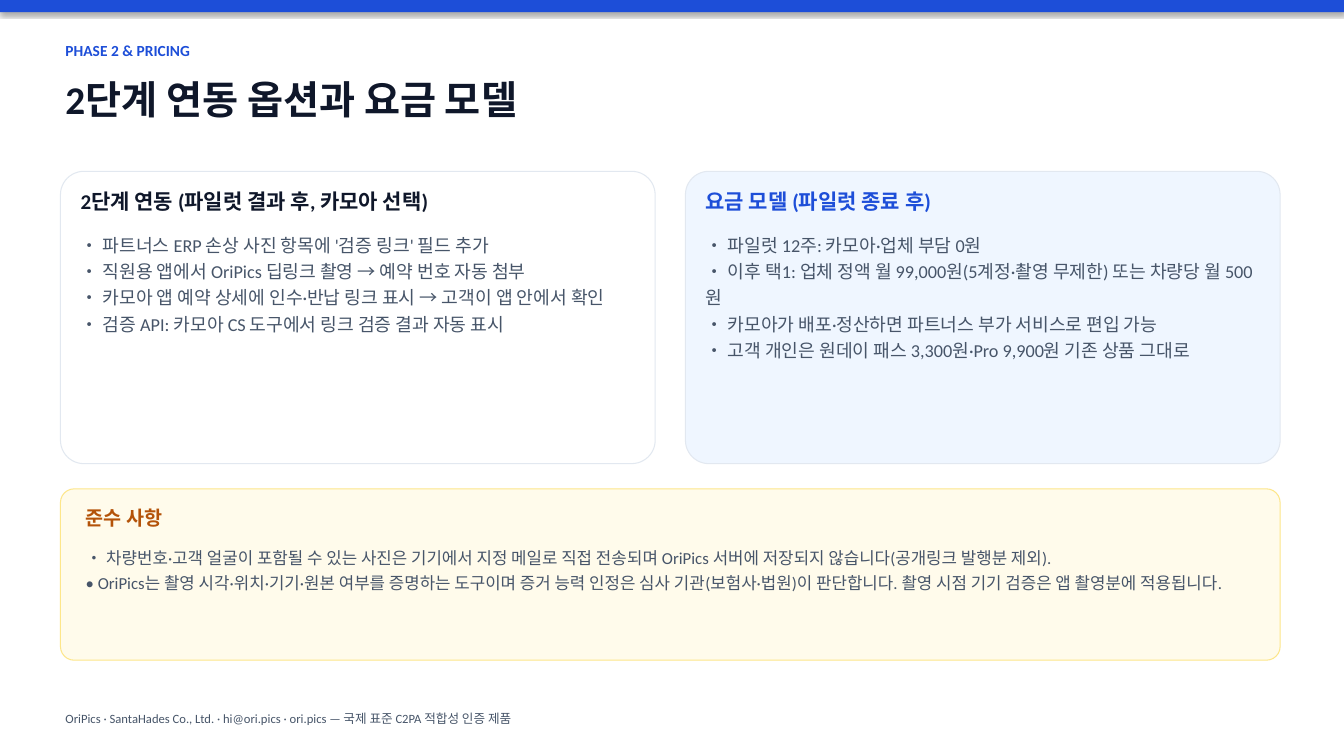
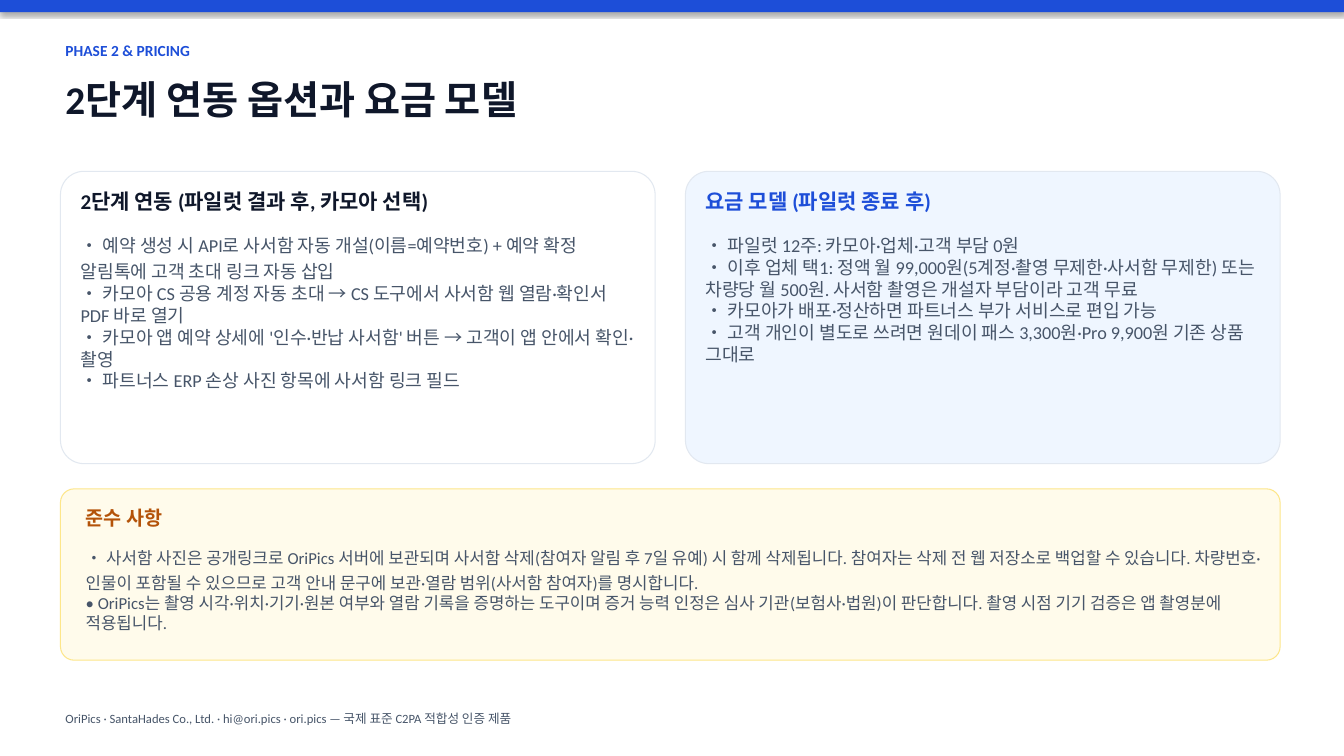
Before and after one commit to SantaHades/OriPics-MVP-Front, a slide deck: slide 10 of docs/gtm/proposal-carmore.pptx (slide 9 before the commit). Drawn at 1344x756 pixels with LibreOffice and Linux fonts; fonts in the diff are those of the drawing. Boxes give left, top, right and bottom in pixels: in the first picture for what was removed or moved away, otherwise in the second. Text is boxed around its words. In the diff, an @@ line names an element or a change of style, - is before the commit and + after.

```diff
--- a/docs/gtm/proposal-carmore.pptx
+++ b/docs/gtm/proposal-carmore.pptx
@@ text at [81, 237, 634, 389]: text changed @@
-• 파트너스 ERP 손상 사진 항목에 '검증 링크' 필드 추가
-• 직원용 앱에서 OriPics 딥링크 촬영 → 예약 번호 자동 첨부
-• 카모아 앱 예약 상세에 인수·반납 링크 표시 → 고객이 앱 안에서 확인
-• 검증 API: 카모아 CS 도구에서 링크 검증 결과 자동 표시
+• 예약 생성 시 API로 사서함 자동 개설(이름=예약번호) + 예약 확정 알림톡에 고객 초대 링크 자동 삽입
+• 카모아 CS 공용 계정 자동 초대 → CS 도구에서 사서함 웹 열람·확인서 PDF 바로 열기
+• 카모아 앱 예약 상세에 '인수·반납 사서함' 버튼 → 고객이 앱 안에서 확인·촬영
+• 파트너스 ERP 손상 사진 항목에 사서함 링크 필드
@@ text at [706, 237, 1255, 298]: text changed @@
-• 파일럿 12주: 카모아·업체 부담 0원
-• 이후 택1: 업체 정액 월 99,000원(5계정·촬영 무제한) 또는 차량당 월 500원
+• 파일럿 12주: 카모아·업체·고객 부담 0원
+• 이후 업체 택1: 정액 월 99,000원(5계정·촬영 무제한·사서함 무제한) 또는 차량당 월 500원. 사서함 촬영은 개설자 부담이라 고객 무료
@@ text at [706, 324, 1243, 363]: text changed @@
-• 고객 개인은 원데이 패스 3,300원·Pro 9,900원 기존 상품 그대로
+• 고객 개인이 별도로 쓰려면 원데이 패스 3,300원·Pro 9,900원 기존 상품 그대로
@@ text at [728, 302, 1157, 319]: line spacing 1.2 to 1 @@
@@ text at [86, 550, 1261, 631]: text changed @@
-• 차량번호·고객 얼굴이 포함될 수 있는 사진은 기기에서 지정 메일로 직접 전송되며 OriPics 서버에 저장되지 않습니다(공개링크 발행분 제외).
-• OriPics는 촬영 시각·위치·기기·원본 여부를 증명하는 도구이며 증거 능력 인정은 심사 기관(보험사·법원)이 판단합니다. 촬영 시점 기기 검증은 앱 촬영분에 적용됩니다.
+• 사서함 사진은 공개링크로 OriPics 서버에 보관되며 사서함 삭제(참여자 알림 후 7일 유예) 시 함께 삭제됩니다. 참여자는 삭제 전 웹 저장소로 백업할 수 있습니다. 차량번호·인물이 포함될 수 있으므로 고객 안내 문구에 보관·열람 범위(사서함 참여자)를 명시합니다.
+• OriPics는 촬영 시각·위치·기기·원본 여부와 열람 기록을 증명하는 도구이며 증거 능력 인정은 심사 기관(보험사·법원)이 판단합니다. 촬영 시점 기기 검증은 앱 촬영분에 적용됩니다.
```
Also in this commit, not shown: 6 other slides changed, 1 slide added, 3 other files.
